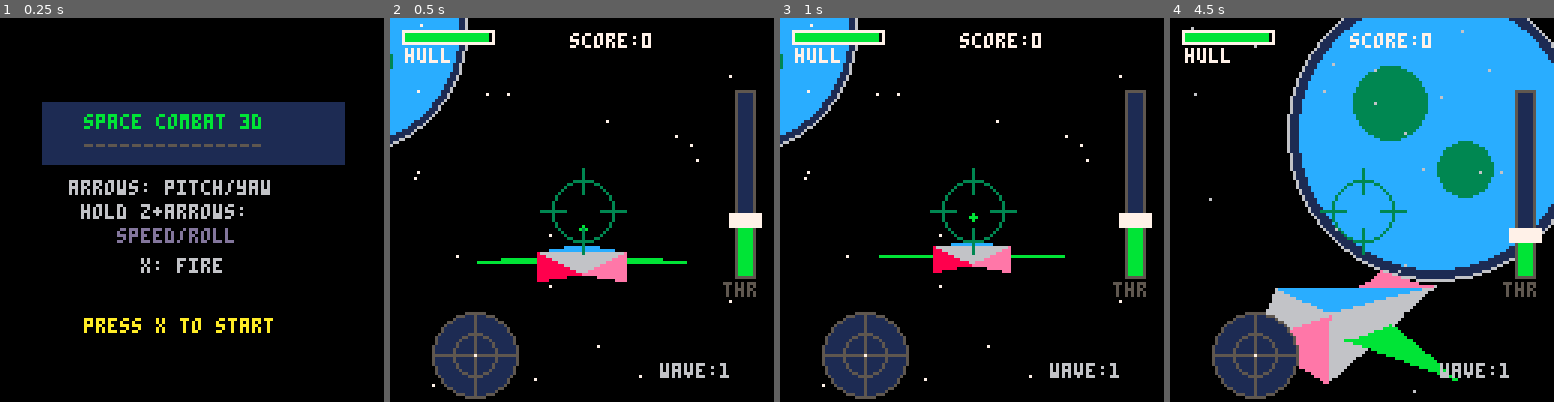
Above: before the commit, frames 1-4 (left to right).
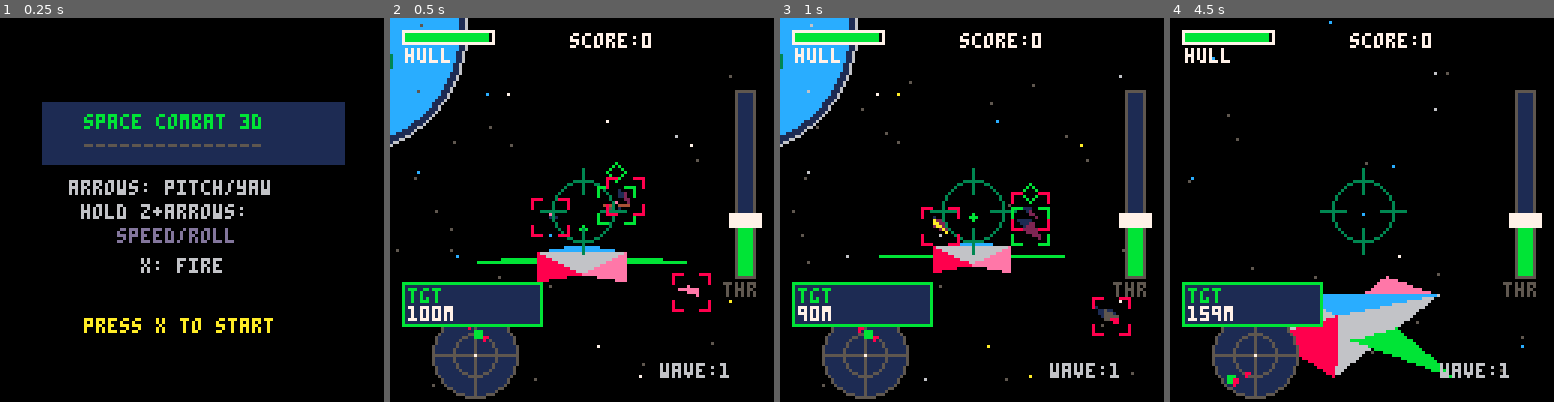
Above: after the commit, the same moments.

Repository: RubenTipparach/Mini-Pico-Games
Game: PICO-8 cartridge pico-8/carts/space_combat_3d.p8
The game is run twice, just before and just after one commit, with the same random seed, the same clock (stepped at 60 frames per second) and the same inputs.
Inputs (mouse positions are in pixels of both pictures, inside the frame that each line leads up to):
- Up to frame 1 (0.25 s): no input
- Up to frame 2 (0.5 s): tap X (X key) at 0.33 s
- Up to frame 3 (1 s): click (1060, 121) at 0.67 s; tap O (Z key) at 0.7 s
- Up to frame 4 (4.5 s): tap X (X key) at 1.07, 1.85, 2.97, 4.08 s; click (1216, 267) at 1.22 s; hold Right 1.6-2.1 s; tap O (Z key) every 0.4 s from 1.7 to 4.1 s; click (1277, 114) at 1.77 s; hold Up 2.15-2.42 s; click (1342, 259) at 2.32 s; hold Right 2.47-3.03 s; click (1404, 106) at 2.87 s; hold Left 3.08-3.58 s; click (1465, 256) at 3.42 s; hold Down 3.63-3.97 s; click (1231, 102) at 3.97 s; hold Right from 4.02 s (still down)

Frame 1 is identical in both runs. In frame 2, 5.3% of the frame differs, in the area x 1-90%, y 1-97%; in frame 3, 5.6%; in frame 4, 46%, in the area x 3-100%, y 0-98%.

Commit message:
Add dust particles, fix radar, remove enemy despawn, twinkle stars
- Remove distance-based enemy despawn (enemies no longer blink out)
- Add grey dust particles that move relative to player speed/direction
- Fix radar scale (200 units radius) and make blips larger
- Stars now twinkle with varied colors (white, light blue, yellow)
- Twinkle effect based on time and star index

Diff:
--- a/pico-8/carts/space_combat_3d.p8
+++ b/pico-8/carts/space_combat_3d.p8
@@ -43,6 +43,7 @@
 bullets={}
 parts={}
 expls={}
+dust={}
 
 -- ship verts/faces
 ship_v={
@@ -242,8 +243,17 @@
  bullets={}
  parts={}
  expls={}
+ dust={}
  target=nil
  last_b_tap=-99
+ -- spawn dust particles around player
+ for i=1,40 do
+  add(dust,{
+   x=rnd(60)-30,
+   y=rnd(60)-30,
+   z=rnd(60)-30
+  })
+ end
  -- reset player orientation
  p_fwd={0,0,1}
  p_rgt={1,0,0}
@@ -386,6 +396,21 @@
   end
  end
 
+ -- dust particles (move opposite to player velocity)
+ for d in all(dust) do
+  d.x-=p_fwd[1]*pspeed
+  d.y-=p_fwd[2]*pspeed
+  d.z-=p_fwd[3]*pspeed
+  -- wrap around player
+  local dx,dy,dz=d.x,d.y,d.z
+  if dx<-30 then d.x+=60 end
+  if dx>30 then d.x-=60 end
+  if dy<-30 then d.y+=60 end
+  if dy>30 then d.y-=60 end
+  if dz<-30 then d.z+=60 end
+  if dz>30 then d.z-=60 end
+ end
+
  -- spawn
  spawn_t-=1
  if spawn_t<=0 and #enemies<5+wave then
@@ -478,12 +503,6 @@
    end
   end
 
-  local dx=e.x-px
-  local dy=e.y-py
-  local dz=e.z-pz
-  if dx*dx+dy*dy+dz*dz>40000 then
-   del(enemies,e)
-  end
  end
 end
 
@@ -604,6 +623,7 @@
 
 function draw_play()
  draw_stars()
+ draw_dust()
 
  local faces={}
  add_player_ship(faces,ship_v,ship_f)
@@ -665,14 +685,26 @@
   end
  end
 
- -- draw stars (skybox - fixed positions)
- for s in all(stars) do
+ -- draw stars (skybox - fixed positions, twinkling)
+ local tm=t()*3
+ for i,s in pairs(stars) do
   local svx,svy,svz=dir_to_screen(s[1],s[2],s[3])
   if svz>0.1 then
    local sx=64+svx*90/svz
    local sy=64-svy*90/svz
    if sx>=0 and sx<128 and sy>=0 and sy<128 then
-    pset(sx,sy,svz>0.7 and 7 or 6)
+    -- twinkle based on star index and time
+    local twinkle=sin(tm+i*0.1)
+    -- varied colors: white, light blue, yellow, dim
+    local cols={7,12,10,6,5}
+    local ci=1+(i%5)
+    -- twinkle affects brightness
+    if twinkle<-0.3 then
+     ci=min(ci+1,5)
+    elseif twinkle>0.5 then
+     ci=max(ci-1,1)
+    end
+    pset(sx,sy,cols[ci])
    end
   end
  end
@@ -809,6 +841,26 @@
  end
 end
 
+function draw_dust()
+ for d in all(dust) do
+  -- dust is relative to player position
+  local wx=px+d.x
+  local wy=py+d.y
+  local wz=pz+d.z
+  local vx,vy,vz=to_cam_space(wx,wy,wz)
+  if vz>1 and vz<50 then
+   local sx,sy=proj(vx,vy,vz)
+   if sx>=0 and sx<128 and sy>=0 and sy<128 then
+    -- grey colors: 5 (dark), 6 (med), 13 (light)
+    local col=5
+    if vz<15 then col=6
+    elseif vz<8 then col=13 end
+    pset(sx,sy,col)
+   end
+  end
+ end
+end
+
 function draw_expls()
  for e in all(expls) do
   local vx,vy,vz=to_cam_space(e[1],e[2],e[3])
@@ -884,12 +936,12 @@
   local dy=e.y-py
   local dz=e.z-pz
 
-  -- project onto player's local axes
+  -- project onto player's local axes (x=right, z=forward)
   local lx=dx*p_rgt[1]+dy*p_rgt[2]+dz*p_rgt[3]
   local lz=dx*p_fwd[1]+dy*p_fwd[2]+dz*p_fwd[3]
 
-  -- scale to radar (100 units = full radar)
-  local scale=rr/100
+  -- scale to radar (200 units = full radar radius)
+  local scale=rr/200
   local ex=rx+lx*scale
   local ey=ry-lz*scale
 
@@ -901,15 +953,18 @@
    ey=ry+edy*(rr-2)/ed
   end
 
-  -- draw blip
+  -- draw blip (bigger for visibility)
   local col=(e==target) and 11 or 8
-  pset(ex,ey,col)
   if e==target then
-   rect(ex-1,ey-1,ex+1,ey+1,11)
-  end
- end
-
- -- player arrow in center
+   rectfill(ex-1,ey-1,ex+1,ey+1,11)
+  else
+   pset(ex,ey,col)
+   pset(ex+1,ey,col)
+   pset(ex,ey+1,col)
+  end
+ end
+
+ -- player dot in center
  pset(rx,ry,7)
 end
 
